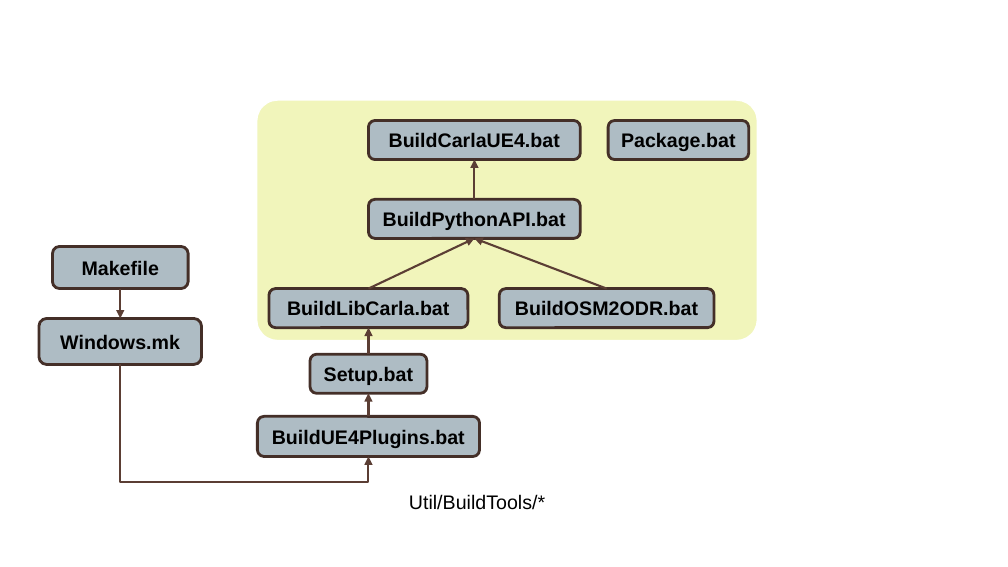
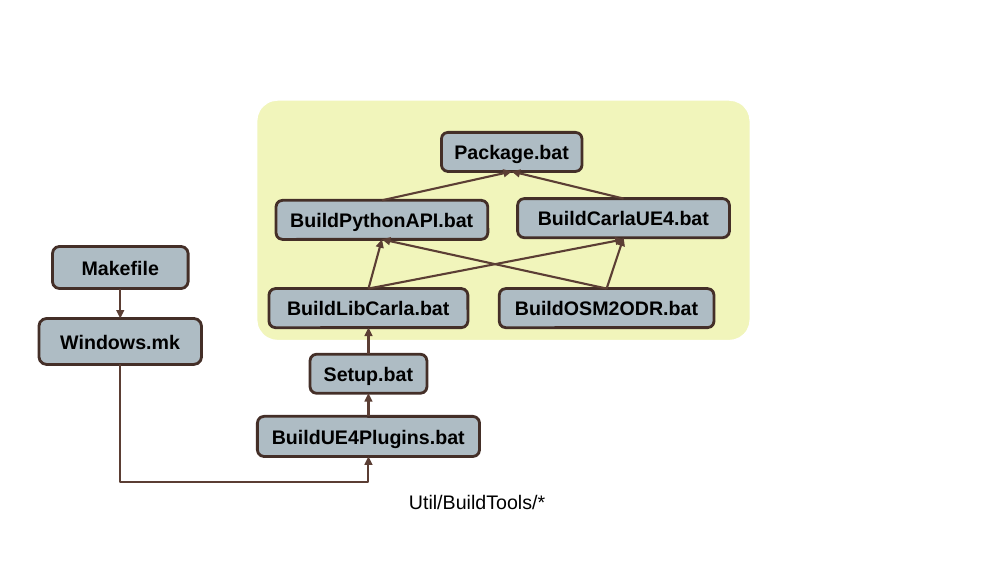
Before and after one commit to OpenHUTB/carla_doc, a slide deck: slide 6 of docs/img/Carla.pptx. Drawn at 1008x567 pixels with LibreOffice and Linux fonts; fonts in the diff are those of the drawing. Boxes give left, top, right and bottom in pixels: in the first picture for what was removed or moved away, otherwise in the second. Text is boxed around its words. In the diff, an @@ line names an element or a change of style, - is before the commit and + after.

```diff
--- a/docs/img/Carla.pptx
+++ b/docs/img/Carla.pptx
@@ rounded rectangle: place and size @@
-rounded rectangle at (256, 100, 758, 342)
+rounded rectangle at (256, 100, 751, 342)
@@ rounded rectangle "Package.bat": place and size @@
-rounded rectangle "Package.bat" at (608, 121, 749, 160)
+rounded rectangle "Package.bat" at (442, 132, 583, 171)
@@ arrow moved from (475, 200) - (475, 159) to (382, 201) - (512, 171) @@
@@ arrow added from (624, 199) to (512, 171), #5C3E35 1.5 pt @@
@@ rounded rectangle "BuildPythonAPI.bat": place and size @@
-rounded rectangle "BuildPythonAPI.bat" at (369, 200, 581, 239)
+rounded rectangle "BuildPythonAPI.bat" at (276, 201, 488, 240)
@@ rounded rectangle "BuildCarlaUE4.bat": place and size @@
-rounded rectangle "BuildCarlaUE4.bat" at (369, 121, 581, 160)
+rounded rectangle "BuildCarlaUE4.bat" at (518, 199, 730, 238)
@@ arrow moved from (369, 288) - (475, 239) to (369, 288) - (382, 239) @@
@@ arrow added from (369, 288) to (624, 239), #5C3E35 1.5 pt @@
@@ arrow moved from (607, 288) - (475, 239) to (607, 288) - (382, 239) @@
@@ arrow added from (607, 288) to (624, 238), #5C3E35 1.5 pt @@
```
Also in this commit, not shown: 1 other slide changed, 14 other files.
